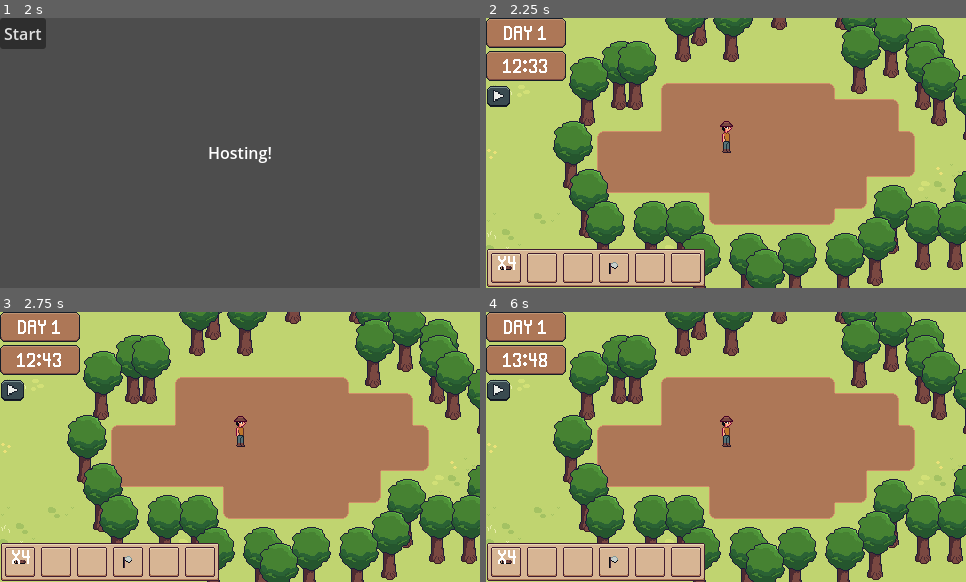
Above: before the commit, frames 1-4 (two rows, left to right).
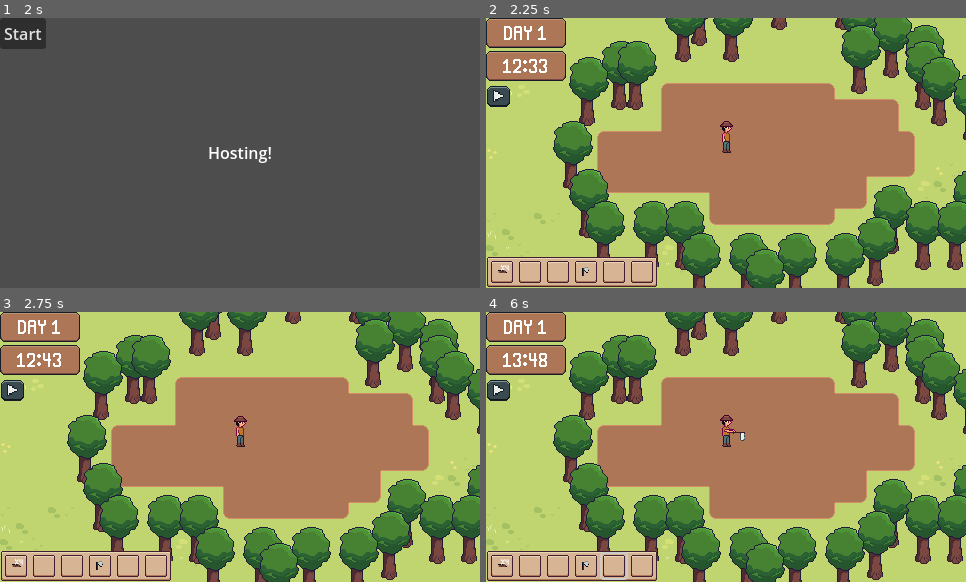
Above: after the commit, the same moments.

Repository: jeisaRaja/hollow-harvest
Game: Godot game, scene res://scenes/ui/game.tscn
Same seed, same stepped clock (60 frames per second), same inputs: the game is played once before the commit and once after it.
Inputs (mouse positions are in pixels of both pictures, inside the frame that each line leads up to):
- Up to frame 1 (2 s): tap Enter at 0.5 s; move the mouse to (345, 139) at 0.52 s; press the mouse at (345, 139) at 0.53 s; hold D (right) 0.53-1.25 s; release the mouse at (345, 139) at 1.25 s; click "Host" at 1.25 s
- Up to frame 2 (2.25 s): click "Start" at 2 s
- Up to frame 3 (2.75 s): no input
- Up to frame 4 (6 s): click (500, 565) at 2.77 s; click (529, 565) at 3.52 s; click (558, 565) at 4.27 s; click (586, 565) at 5.02 s; click (615, 565) at 5.77 s

Frame 1 is identical in both runs. In frame 2, 3.5% of the frame differs, in the area x 0-46%, y 85-100%; in frame 3, 3.5%; in frame 4, 3.7%, in the area x 0-54%, y 38-100%.
Error after the commit: Invalid access to property or key 'item_data' on a base object of type 'Nil'. (res://scenes/ui/hotbar.gd:29)

Commit message:
refactor: hotbar

Diff:
--- a/components/character.gd
+++ b/components/character.gd
@@ -2,5 +2,5 @@
 extends CharacterBody2D
 
 @export var anim: AnimationPlayer
-@export var current_tool: DataTypes.Tools
+@export var current_tool: DataTypes.Items
 var last_dir: Vector2
--- a/components/field_cursor_component.gd
+++ b/components/field_cursor_component.gd
@@ -15,7 +15,7 @@
 
 func _input(event):
 	if event.is_action_pressed("hit"):
-		if ToolManager.selected_tool == DataTypes.Tools.TillGround:
+		if ToolManager.selected_item == DataTypes.Items.TillGround:
 			get_cell_under_mouse()
 			add_tilled_soil_cell()
 
--- a/components/hit_component.gd
+++ b/components/hit_component.gd
@@ -1,5 +1,5 @@
 class_name HitComponent
 extends Area2D
 
-@export var current_tool: DataTypes.Tools = DataTypes.Tools.None
+@export var current_tool: DataTypes.Items = DataTypes.Items.None
 @export var hit_damage: int = 1
--- a/components/hurt_component.gd
+++ b/components/hurt_component.gd
@@ -1,7 +1,7 @@
 class_name HurtComponent
 extends Area2D
 
-@export var tool: DataTypes.Tools = DataTypes.Tools.None
+@export var tool: DataTypes.Items = DataTypes.Items.None
 
 signal on_hurt
 
--- a/components/state_machine/idle.gd
+++ b/components/state_machine/idle.gd
@@ -7,7 +7,7 @@
 
 
 func physics_process(_delta: float):
-	if character.current_tool != DataTypes.Tools.None && PlayerInput.use_tool():
+	if character.current_tool != DataTypes.Items.None && PlayerInput.use_tool():
 		transitioned.emit(self, "chop")
 	if character.velocity != Vector2.ZERO:
 		transitioned.emit(self, "walk")
--- a/components/state_machine/walk.gd
+++ b/components/state_machine/walk.gd
@@ -8,7 +8,7 @@
 
 func physics_process(_delta: float):
 	handle_animation_dir()
-	if character.current_tool != DataTypes.Tools.None && PlayerInput.use_tool():
+	if character.current_tool != DataTypes.Items.None && PlayerInput.use_tool():
 		transitioned.emit(self, "chop")
 	if character.velocity == Vector2.ZERO:
 		transitioned.emit(self, "idle")
--- a/globals/data_type.gd
+++ b/globals/data_type.gd
@@ -1,11 +1,15 @@
 class_name DataTypes
 
-enum Tools {
+enum Items {
 	None,
 	AxeWood,
 	PickAxe,
 	TillGround,
+	Sword,
 	WaterCrops,
+	Log,
+	Stone,
+	IronOre,
 }
 
 enum ItemType {
--- a/globals/gameplay_event.gd
+++ b/globals/gameplay_event.gd
@@ -10,3 +10,8 @@
 func set_player(value):
 	player = value
 	player_added.emit(int(player.name.to_int()))
+
+
+func slot_datas():
+	if player:
+		return player.inventory_data.slot_datas
--- a/globals/tool_manager.gd
+++ b/globals/tool_manager.gd
@@ -1,10 +1,10 @@
 extends Node
 
-var selected_tool: DataTypes.Tools = DataTypes.Tools.None
+var selected_item: DataTypes.Items = DataTypes.Items.None
 
-signal tool_selected(tool: DataTypes.Tools)
+signal item_selected(item: DataTypes.Items)
 
 
-func select_tool(tool: DataTypes.Tools):
-	tool_selected.emit(tool)
-	selected_tool = tool
+func select_item(item: DataTypes.Items):
+	item_selected.emit(item)
+	selected_item = item
--- /dev/null
+++ b/resources/consumable_item_data.gd
@@ -0,0 +1,9 @@
+class_name ConsumableItemData
+extends ItemData
+
+@export var health_restore: int
+@export var energy_restore: int
+@export var hunger_restore: int
+
+func use():
+	print("using the consumable item")
--- a/resources/item_data.gd
+++ b/resources/item_data.gd
@@ -2,6 +2,7 @@
 class_name ItemData
 
 @export var name: String = ""
+@export var item_type: DataTypes.Items
 @export_multiline var description: String = ""
 @export var stackable: bool = false
 @export var texture: AtlasTexture
--- a/scenes/items/axe.tres
+++ b/scenes/items/axe.tres
@@ -11,6 +11,7 @@
 resource_local_to_scene = true
 script = ExtResource("1_adynd")
 name = "Axe"
+item_type = 1
 description = "Used to cut trees"
 stackable = false
 texture = SubResource("AtlasTexture_8cuto")
--- a/scenes/items/log.tres
+++ b/scenes/items/log.tres
@@ -7,6 +7,7 @@
 resource_local_to_scene = true
 script = ExtResource("1_mmxq6")
 name = "Log"
+item_type = 0
 description = "A Log"
 stackable = true
 texture = ExtResource("2_g0ben")
--- a/scenes/player/player.gd
+++ b/scenes/player/player.gd
@@ -19,10 +19,10 @@
 
 
 func _ready():
-	ToolManager.tool_selected.connect(_on_tool_selected)
+	ToolManager.item_selected.connect(_on_item_selected)
 
 
-func _on_tool_selected(tool: DataTypes.Tools):
+func _on_item_selected(tool: DataTypes.Items):
 	current_tool = tool
 	hit_component.current_tool = tool
 
--- a/scenes/ui/hotbar.gd
+++ b/scenes/ui/hotbar.gd
@@ -1,7 +1,7 @@
 class_name Hotbar
 extends PanelContainer
 
-@export var slot_button: PackedScene
+@export var hotbar_item: PackedScene
 @onready var hbox = %HBoxContainer as Control
 
 
@@ -15,8 +15,15 @@
 		child.queue_free()
 
 	for slot_data in inventory_data.slot_datas.slice(0, 6):
-		var new_slot_button = slot_button.instantiate() as SlotButton
-		hbox.add_child(new_slot_button)
+		var new_hotbar_item = hotbar_item.instantiate() as HotbarItem
+		hbox.add_child(new_hotbar_item)
+		new_hotbar_item.hotbar_item_pressed.connect(_on_hotbar_item_pressed)
 
 		if slot_data:
-			new_slot_button.set_slot_data(slot_data)
+			new_hotbar_item.set_slot_data(slot_data)
+
+
+func _on_hotbar_item_pressed(index: int):
+	var data = GameplayEvent.slot_datas()[index] as SlotData
+
+	ToolManager.select_item(data.item_data.item_type)
--- a/scenes/ui/hotbar.tscn
+++ b/scenes/ui/hotbar.tscn
@@ -9,11 +9,12 @@
 offset_bottom = 8.0
 theme = ExtResource("1_ub3a1")
 script = ExtResource("2_jy3bl")
-slot_button = ExtResource("3_wf6a7")
+hotbar_item = ExtResource("3_wf6a7")
 
 [node name="MarginContainer" type="MarginContainer" parent="."]
 layout_mode = 2
 
 [node name="HBoxContainer" type="HBoxContainer" parent="MarginContainer"]
 unique_name_in_owner = true
+custom_minimum_size = Vector2(100, 0)
 layout_mode = 2
--- a/scenes/ui/slot.tscn
+++ b/scenes/ui/slot.tscn
@@ -5,7 +5,7 @@
 [ext_resource type="FontFile" uid="uid://dluso7mhnt55x" path="res://arts/pixelFont-7-8x14-sproutLands.ttf" id="2_h7y5g"]
 
 [node name="Slot" type="PanelContainer"]
-custom_minimum_size = Vector2(32, 32)
+custom_minimum_size = Vector2(24, 24)
 offset_right = 40.0
 offset_bottom = 40.0
 theme = ExtResource("1_65yng")
@@ -13,10 +13,10 @@
 
 [node name="MarginContainer" type="MarginContainer" parent="."]
 layout_mode = 2
-theme_override_constants/margin_left = 4
-theme_override_constants/margin_top = 4
-theme_override_constants/margin_right = 4
-theme_override_constants/margin_bottom = 4
+theme_override_constants/margin_left = 2
+theme_override_constants/margin_top = 2
+theme_override_constants/margin_right = 2
+theme_override_constants/margin_bottom = 2
 
 [node name="TextureRect" type="TextureRect" parent="MarginContainer"]
 layout_mode = 2
@@ -28,7 +28,7 @@
 size_flags_horizontal = 8
 size_flags_vertical = 0
 theme_override_fonts/font = ExtResource("2_h7y5g")
-theme_override_font_sizes/font_size = 18
+theme_override_font_sizes/font_size = 8
 vertical_alignment = 2
 
 [connection signal="gui_input" from="." to="." method="_on_gui_input"]
--- a/scenes/ui/slot_button.gd
+++ b/scenes/ui/slot_button.gd
@@ -1,8 +1,19 @@
-class_name SlotButton
-extends PanelContainer
+class_name HotbarItem
+extends Button
 
 @onready var slot = $Slot as Slot
+signal hotbar_item_pressed(index: int)
+
+var active: bool = false
+
+
+func _ready():
+	pressed.connect(_on_pressed)
 
 
 func set_slot_data(slot_data: SlotData):
 	slot.set_slot_data(slot_data)
+
+
+func _on_pressed():
+	hotbar_item_pressed.emit(get_index())
--- a/scenes/ui/slot_button.tscn
+++ b/scenes/ui/slot_button.tscn
@@ -1,17 +1,18 @@
-[gd_scene load_steps=4 format=3 uid="uid://61cblgc4mde1"]
+[gd_scene load_steps=3 format=3 uid="uid://61cblgc4mde1"]
 
 [ext_resource type="Script" path="res://scenes/ui/slot_button.gd" id="1_1nb4t"]
 [ext_resource type="PackedScene" uid="uid://cjfyuvxmw6d82" path="res://scenes/ui/slot.tscn" id="2_73qpf"]
 
-[sub_resource type="StyleBoxFlat" id="StyleBoxFlat_cfx37"]
-bg_color = Color(0.6, 0.6, 0.6, 0)
-
-[node name="SlotButton" type="PanelContainer"]
-offset_right = 40.0
-offset_bottom = 40.0
+[node name="SlotButton" type="Button"]
+custom_minimum_size = Vector2(24, 24)
+offset_right = 24.0
+offset_bottom = 24.0
 size_flags_horizontal = 4
-theme_override_styles/panel = SubResource("StyleBoxFlat_cfx37")
+flat = true
 script = ExtResource("1_1nb4t")
 
 [node name="Slot" parent="." instance=ExtResource("2_73qpf")]
 layout_mode = 2
+offset_right = 24.0
+offset_bottom = 24.0
+mouse_filter = 2
--- a/scenes/ui/tools_panel.gd
+++ b/scenes/ui/tools_panel.gd
@@ -1,13 +1,13 @@
 extends PanelContainer
 
 
-func _on_tool_till_pressed():
-	ToolManager.select_tool(DataTypes.Tools.TillGround)
+func _on_item_till_pressed():
+	ToolManager.select_item(DataTypes.Items.TillGround)
 
 
-func _on_tool_pickaxe_pressed():
-	ToolManager.select_tool(DataTypes.Tools.PickAxe)
+func _on_item_pickaxe_pressed():
+	ToolManager.select_item(DataTypes.Items.PickAxe)
 
 
-func _on_tool_axe_pressed():
-	ToolManager.select_tool(DataTypes.Tools.AxeWood)
+func _on_item_axe_pressed():
+	ToolManager.select_item(DataTypes.Items.AxeWood)
Not shown: 1 places in scenes/ui/player_inventory.tscn that only renumber resources
